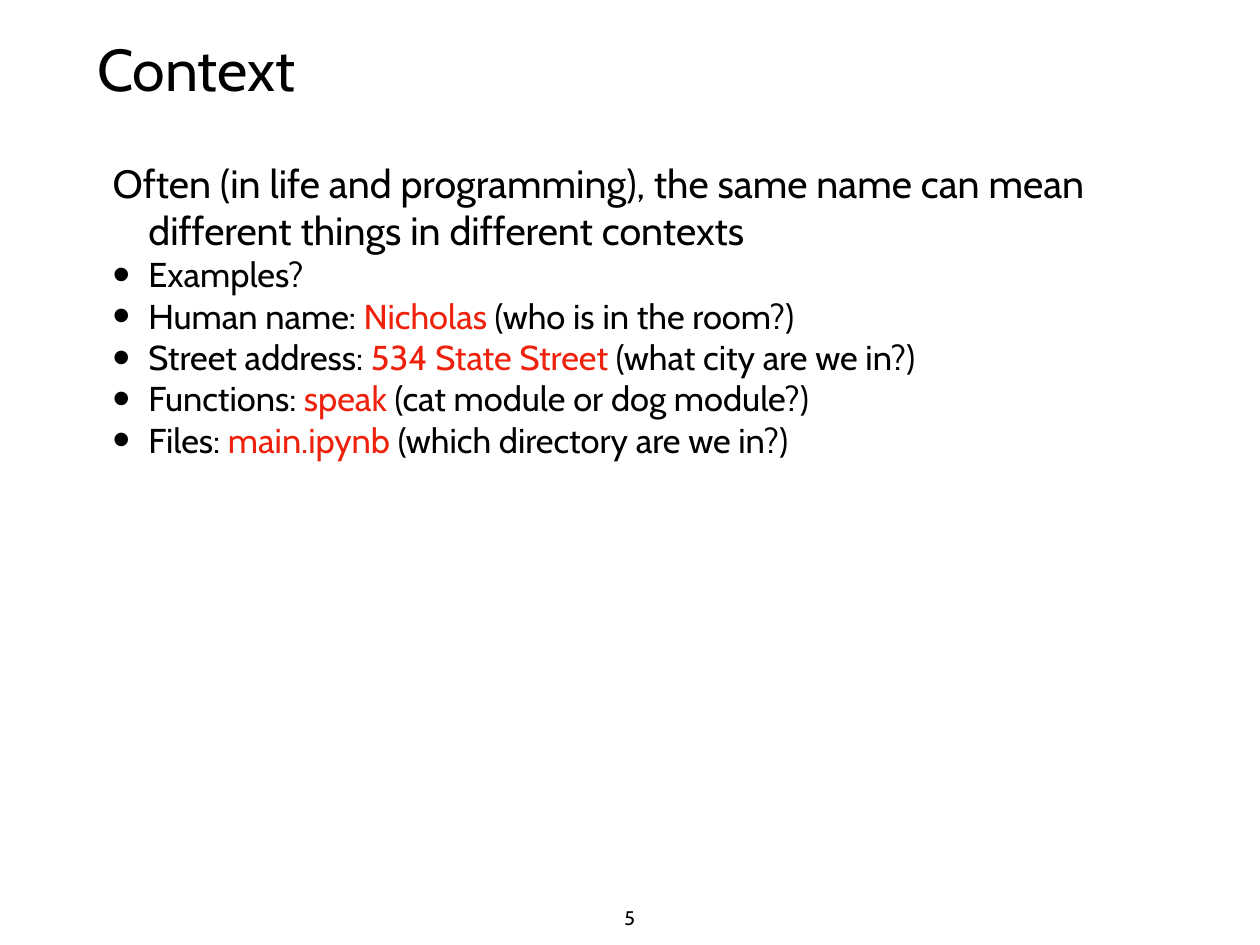
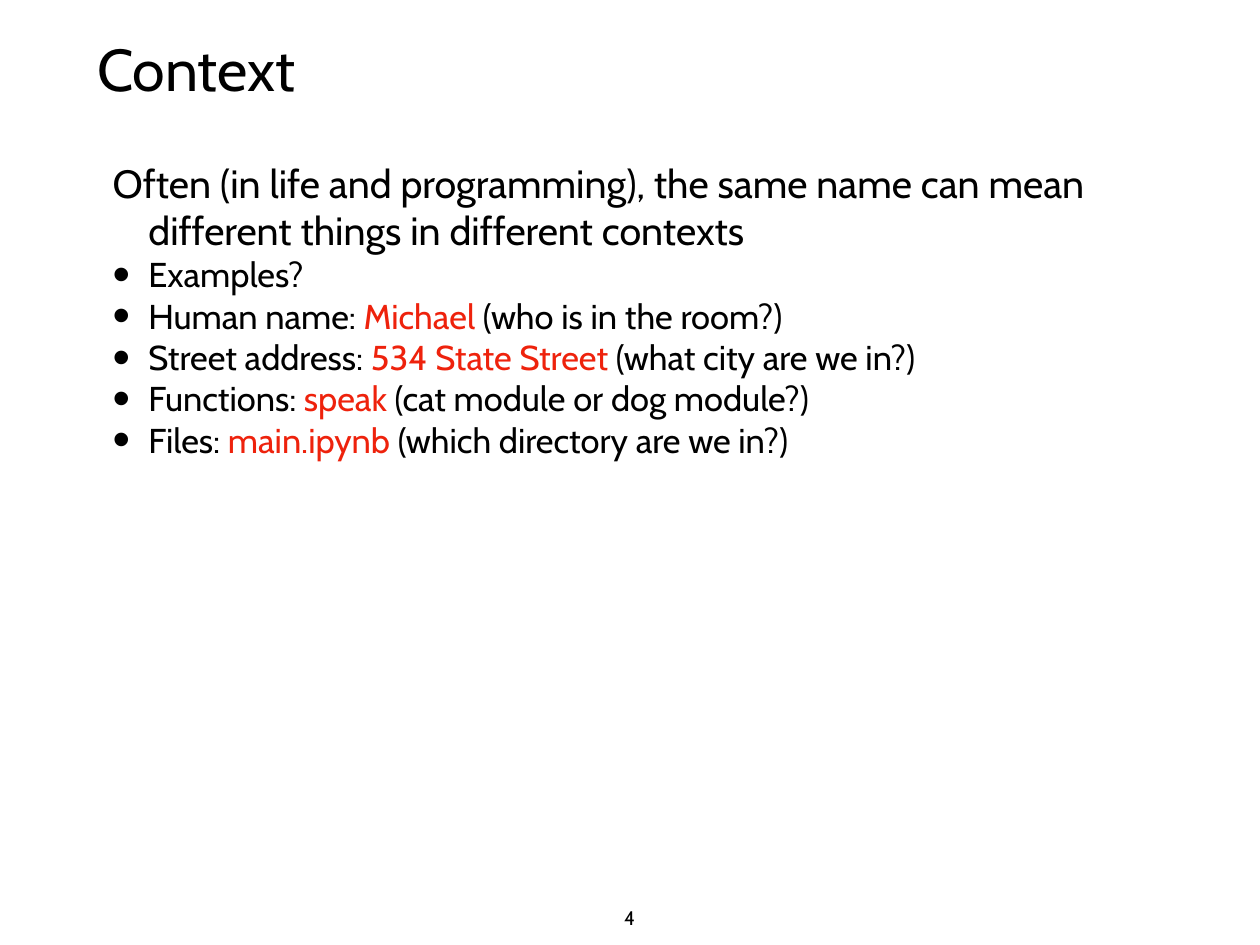
Before and after one commit to tylerharter/caraza-harter-com, a slide deck: slide 4 of tyler/meena/cs220/f20/materials/lec_07_F20.ppt (slide 5 before the commit). Drawn at 1260x945 pixels with LibreOffice and Linux fonts; fonts in the diff are those of the drawing. Boxes give left, top, right and bottom in pixels: in the first picture for what was removed or moved away, otherwise in the second. Text is boxed around its words. In the diff, an @@ line names an element or a change of style, - is before the commit and + after.

```diff
--- a/tyler/meena/cs220/f20/materials/lec_07_F20.ppt
+++ b/tyler/meena/cs220/f20/materials/lec_07_F20.ppt
@@ text at bbox=[148, 303, 783, 334]: text changed @@
-• Human name: Nicholas (who is in the room?)
+• Human name: Michael (who is in the room?)
@@ page number at bbox=[624, 911, 635, 925]: text changed @@
-5
+4
```
Also in this commit, not shown: 13 other slides changed, 1 slide removed, 1 other file.
